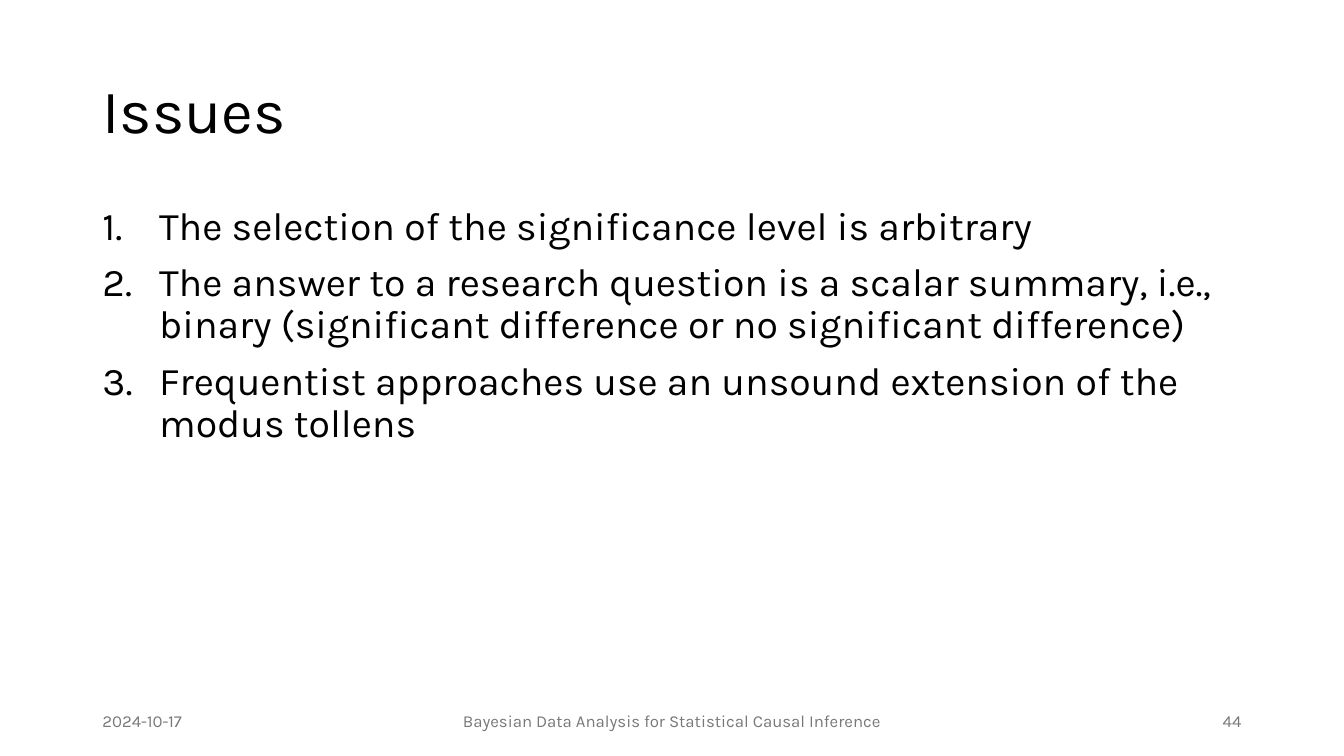
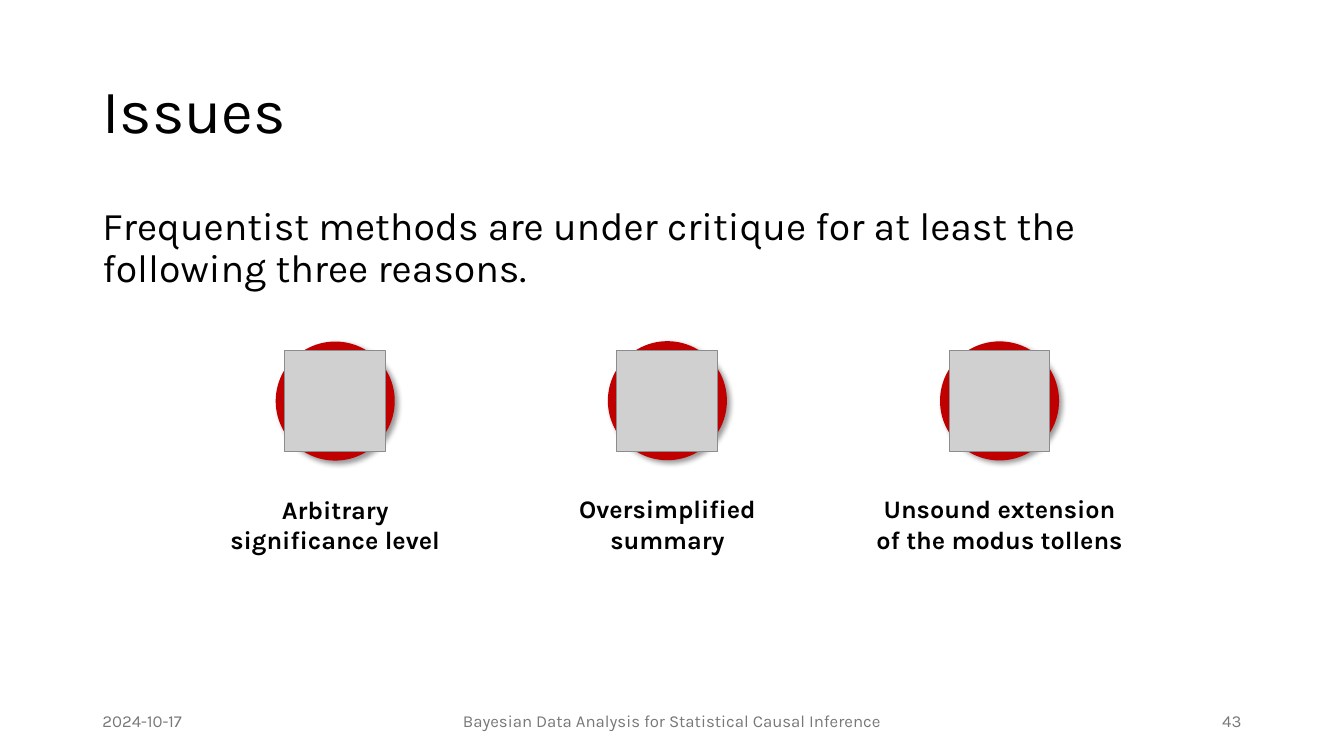
Before and after one commit to JulianFrattini/bda4sci, a slide deck: slide 43 of slides/singular/bda4sci.pptx (slide 44 before the commit). Drawn at 1344x756 pixels with LibreOffice and Linux fonts; fonts in the diff are those of the drawing; grey boxes stand for pictures. Boxes give left, top, right and bottom in pixels: in the first picture for what was removed or moved away, otherwise in the second. Text is boxed around its words. In the diff, an @@ line names an element or a change of style, - is before the commit and + after.

```diff
--- a/slides/singular/bda4sci.pptx
+++ b/slides/singular/bda4sci.pptx
@@ text added at <box>102,213,1075,292</box>, 28 pt, text #000000 @@
+Frequentist methods are under critique for at least the following three reasons.
@@ text removed at <box>159,213,1211,438</box> @@
-1. The selection of the significance level is arbitrary
-2. The answer to a research question is a scalar summary, i.e., binary (significant difference or no significant difference)
-3. Frequentist approaches use an unsound extension of the modus tollens
@@ ellipse added at <box>276,342,395,461</box>, fill #C00000 @@
@@ picture added at <box>285,351,386,452</box> @@
@@ ellipse added at <box>608,342,727,461</box>, fill #C00000 @@
@@ picture added at <box>617,351,718,452</box> @@
@@ ellipse added at <box>941,342,1060,461</box>, fill #C00000 @@
@@ picture added at <box>950,351,1051,452</box> @@
@@ text added at <box>230,501,440,555</box>, 18 pt, text #000000, bold @@
+Arbitrary
+significance level
@@ text added at <box>579,500,756,555</box>, 18 pt, text #000000, bold @@
+Oversimplified summary
@@ text added at <box>876,500,1123,550</box>, 18 pt, text #000000, bold @@
+Unsound extension
+of the modus tollens
@@ page number at <box>1222,716,1241,727</box>: text changed @@
-44
+43
```
Also in this commit, not shown: 10 other slides changed, 4 slides added.
